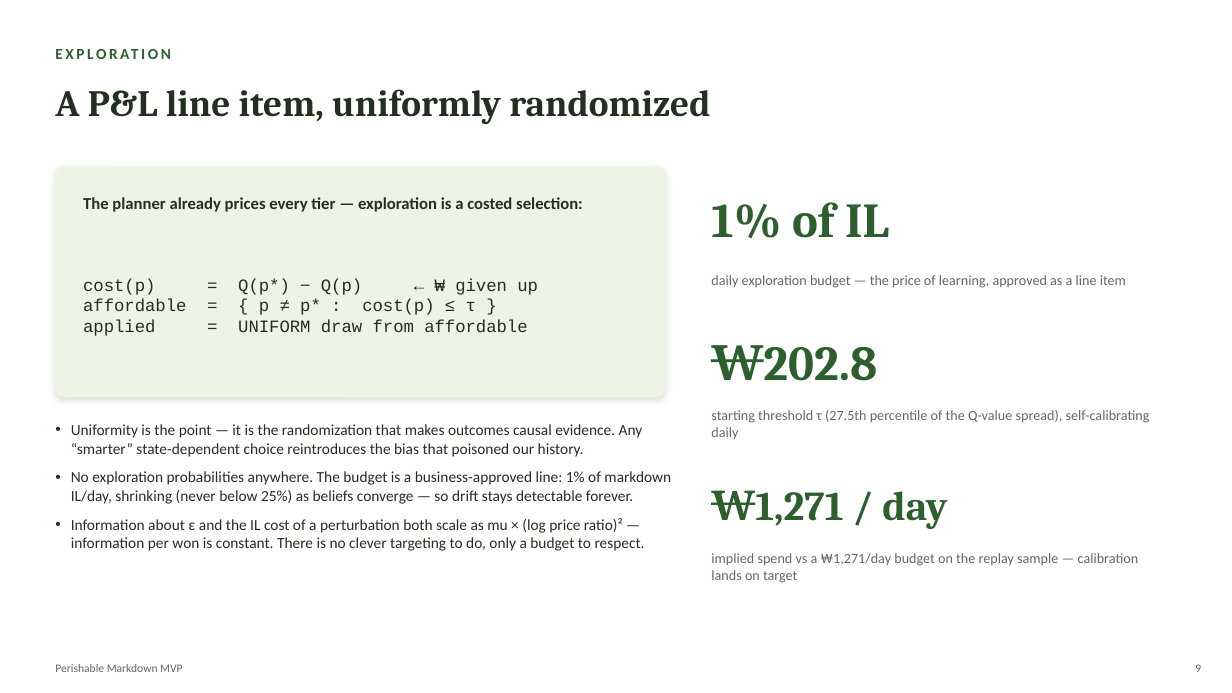
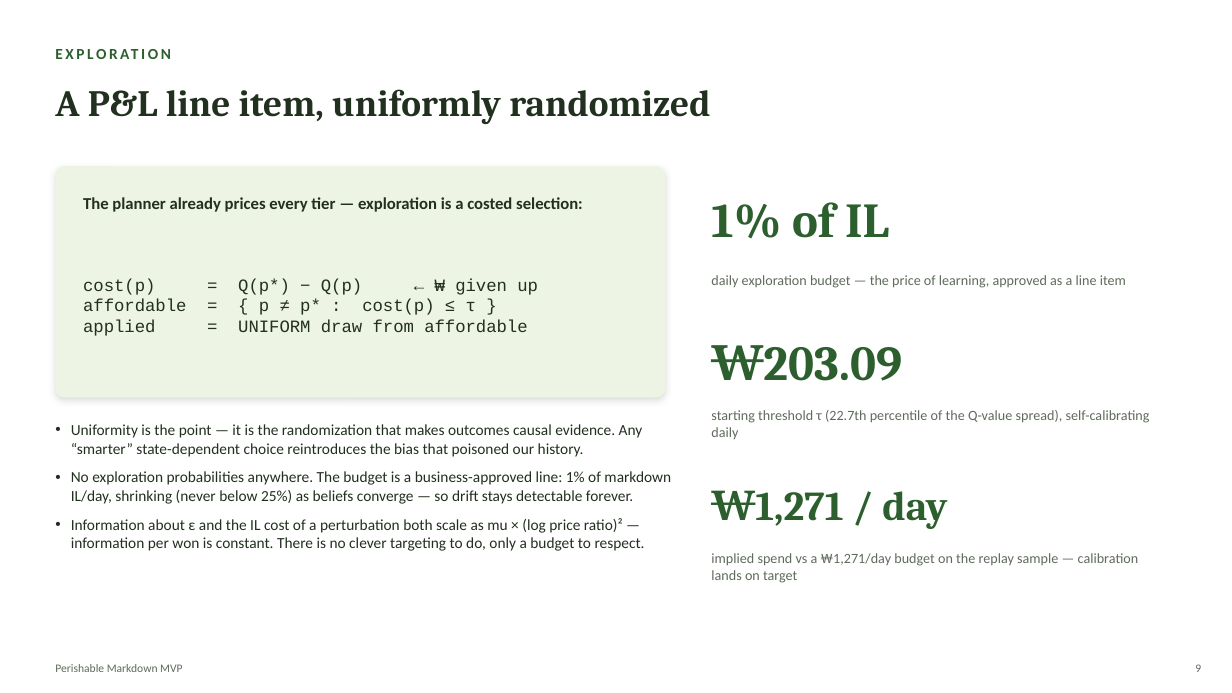
Before and after one commit to Kamalyunus/fresh-markdown, a slide deck: slide 9 of docs/perishable_markdown_tech_deck.pptx. Drawn at 1232x693 pixels with LibreOffice and Linux fonts; fonts in the diff are those of the drawing. Boxes give left, top, right and bottom in pixels: in the first picture for what was removed or moved away, otherwise in the second. Text is boxed around its words. In the diff, an @@ line names an element or a change of style, - is before the commit and + after.

```diff
--- a/docs/perishable_markdown_tech_deck.pptx
+++ b/docs/perishable_markdown_tech_deck.pptx
@@ text at bbox=[763, 345, 902, 381]: text changed @@
-₩202.8
+₩203.09
@@ text at bbox=[711, 410, 1150, 439]: text changed @@
-starting threshold τ (27.5th percentile of the Q-value spread), self-calibrating daily
+starting threshold τ (22.7th percentile of the Q-value spread), self-calibrating daily
```
Also in this commit, not shown: 2 other slides changed, 4 other files.
